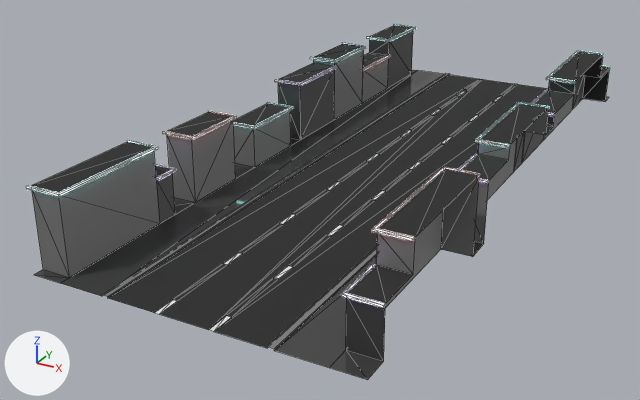
The glTF model myCordovaProject/vite-project/public/3dModels/Road+Night.glb, before and after one commit.
One viewpoint serves both versions: a 50 mm camera at (4973.0, -11159.0, 4786.0) aimed at (-707.0, -833.0, -377.0). Lighting does not change. The marker at lower left points along +X, +Y and +Z. Mesh edges are drawn as thin lines. Where no turn or scale is listed for an object, it has been applied to the vertices.

The first picture shows 'road'.
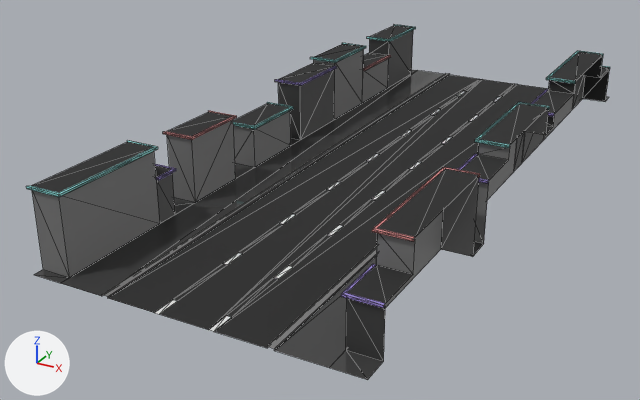
Where the change shows, as pixel boxes [x1, y1, x2, y2] in the pictures (640 x 400 px):
'road', recoloured, surface changed
    both: [26, 25, 610, 376]

What the commit changed:
In material 'border' (mat_border), emission_color is no longer (0.36, 1.0, 0.973), cyan #a2fffc.
In material 'border' (mat_border), emission_strength is no longer 3.309.
In material 'border2' (mat_border2), emission_color is no longer (0.491, 0.364, 1.0), purple #baa3ff.
In material 'border2' (mat_border2), emission_strength is no longer 3.309.
In material 'border3' (mat_border3), emission_color is no longer (1.0, 0.364, 0.364), pink #ffa3a3.
In material 'border3' (mat_border3), emission_strength is no longer 3.309.
Material 'border3' (mat_border3) changes colour from white #e7e7e7 to pink #d58787; in linear values from (0.8, 0.8, 0.8) to (0.662, 0.241, 0.241).
